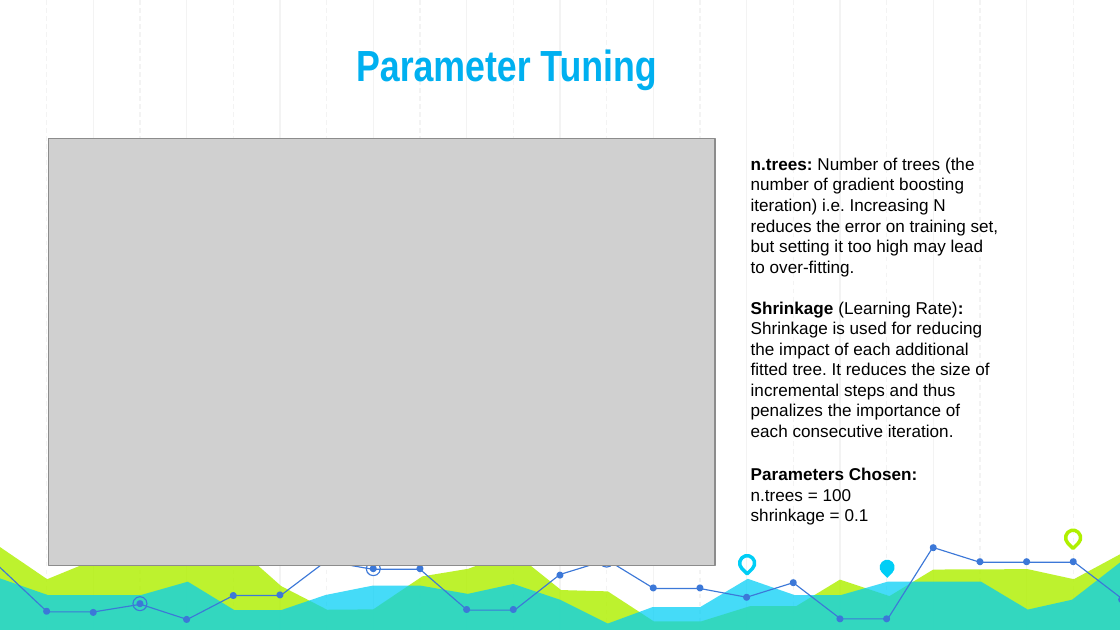
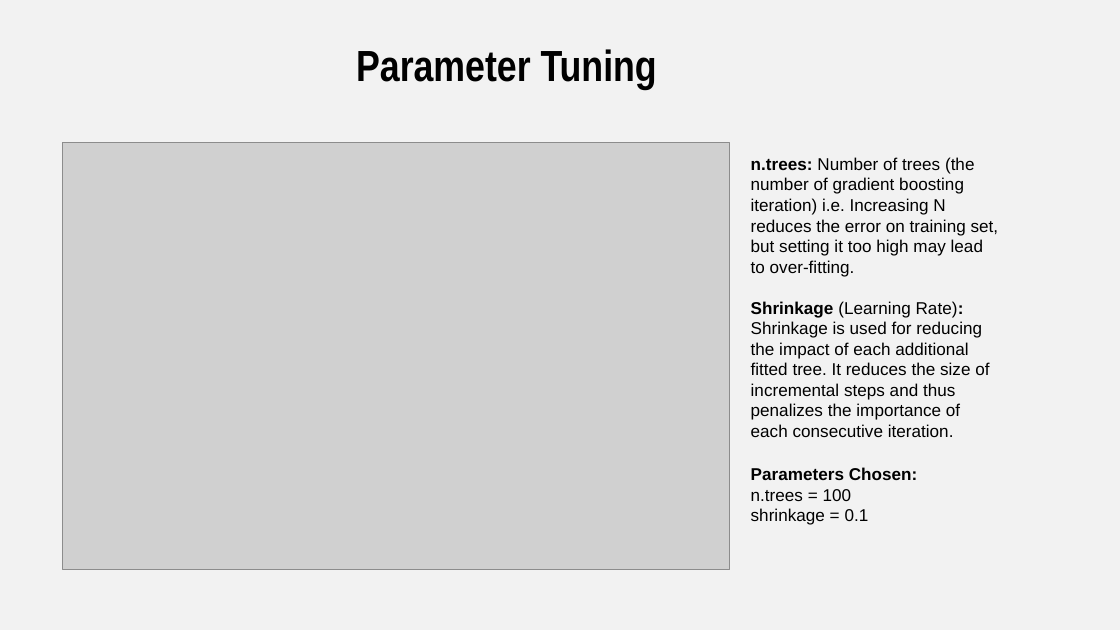
Before and after one commit to JingyiWang3/Predictive-Analytics-on-Image-Data, a slide deck: slide 4 of doc/Group9_Presentation.pptx. Drawn at 1120x630 pixels with LibreOffice and Linux fonts; fonts in the diff are those of the drawing; grey boxes stand for pictures. Boxes give left, top, right and bottom in pixels: in the first picture for what was removed or moved away, otherwise in the second. Text is boxed around its words. In the diff, an @@ line names an element or a change of style, - is before the commit and + after.

```diff
--- a/doc/Group9_Presentation.pptx
+++ b/doc/Group9_Presentation.pptx
@@ background #FFFFFF to #F2F2F2 @@
@@ group removed at <box>47,0,1073,630</box>: 23 lines @@
@@ text "Parameter Tuning" at <box>356,49,657,89</box>: text colour #00B0F0 to #000000 @@
@@ picture: place and size @@
-picture at <box>48,139,715,566</box>
+picture at <box>63,142,729,569</box>
@@ teardrop removed at <box>1062,527,1083,547</box> @@
@@ freeform shape removed at <box>0,544,1120,630</box> @@
@@ freeform shape removed at <box>0,561,1120,630</box> @@
@@ freeform shape removed at <box>0,561,514,619</box> @@
@@ ellipse removed at <box>366,562,381,577</box> @@
@@ freeform shape removed at <box>514,547,933,619</box> @@
@@ ellipse removed at <box>599,553,614,568</box> @@
@@ teardrop removed at <box>736,553,757,573</box> @@
@@ teardrop removed at <box>876,557,897,578</box> @@
@@ freeform shape removed at <box>934,548,1120,598</box> @@
@@ ellipse removed at <box>133,597,148,612</box> @@
@@ group removed at <box>44,544,1120,623</box>: 22 ellipses @@
```
Also in this commit, not shown: 18 other slides changed, 1 other file.
